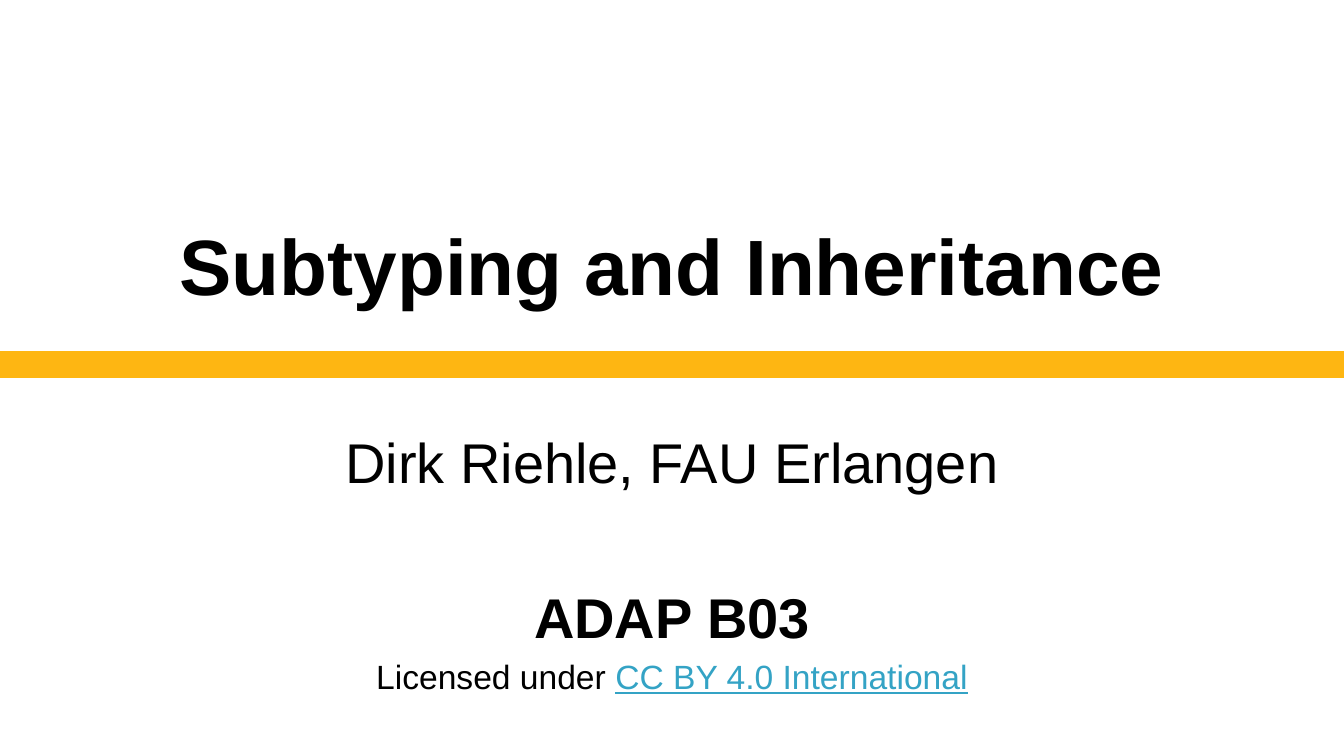
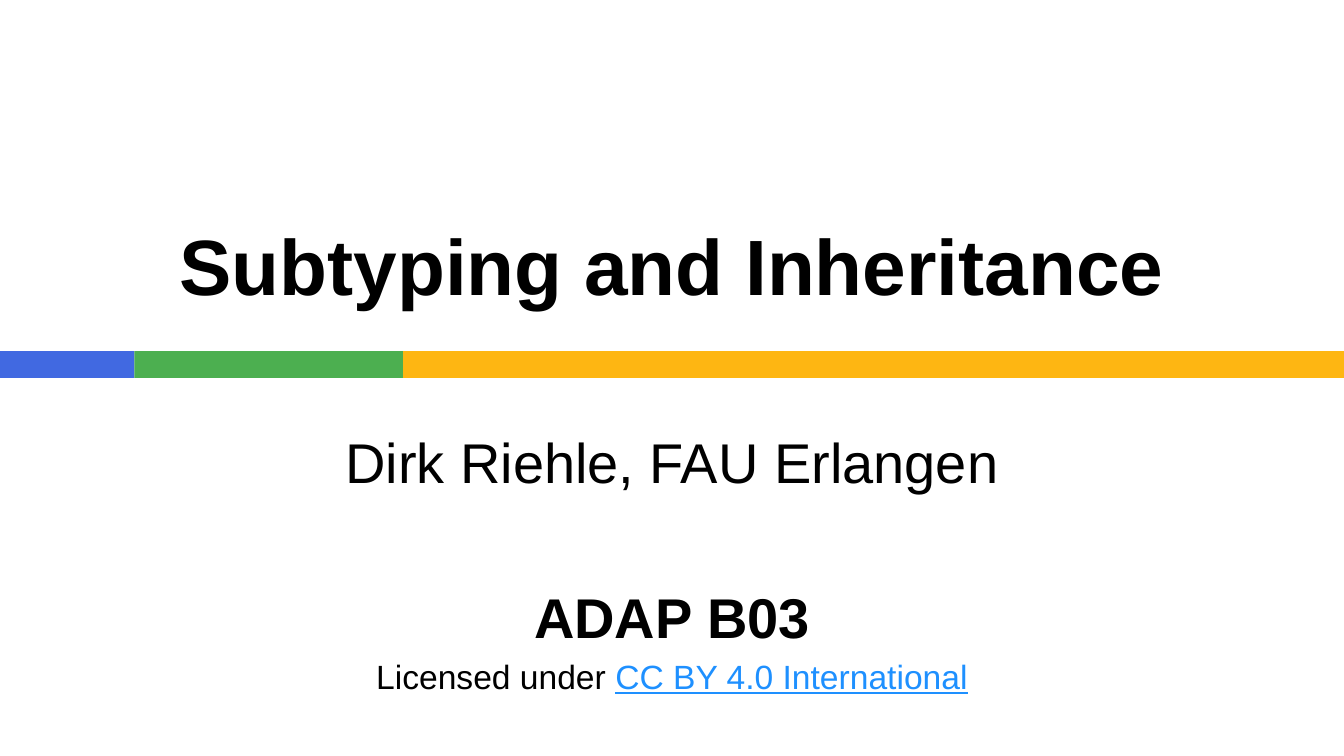
Before and after one commit to dirkriehle/adap-course, a slide deck: slide 1 of Lecture slides/ADAP B03 - Subtyping and Inheritance.pptx. Drawn at 1344x756 pixels with LibreOffice and Linux fonts; fonts in the diff are those of the drawing. Boxes give left, top, right and bottom in pixels: in the first picture for what was removed or moved away, otherwise in the second. Text is boxed around its words. In the diff, an @@ line names an element or a change of style, - is before the commit and + after.

```diff
--- a/Lecture slides/ADAP B03 - Subtyping and Inheritance.pptx
+++ b/Lecture slides/ADAP B03 - Subtyping and Inheritance.pptx
@@ rectangle added at (0, 351, 134, 378), fill #4169E1 @@
@@ rectangle added at (134, 351, 403, 378), fill #4CAF50 @@
@@ rectangle: place and size @@
-rectangle at (0, 351, 1344, 378)
+rectangle at (403, 351, 1344, 378)
@@ subtitle at (376, 664, 968, 694): text colour #34A3C5 to #1E90FF in "CC BY 4.0 International" @@
```
Also in this commit, not shown: 44 other slides changed, 17 other files.
